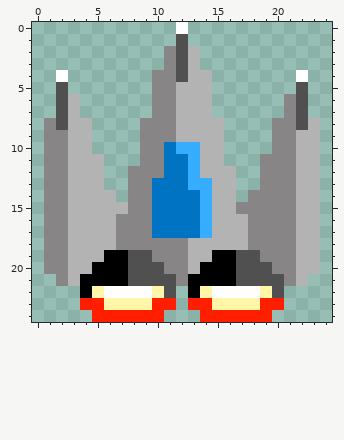
A pixel-art sprite gets an edit: player.png. Above: the version before the commit.
The file is 25x25 pixels. Colours within 5 levels of each other are drawn and written as one.
Once edited:
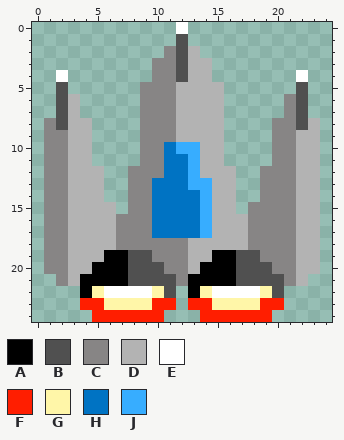
Palette (. is transparent): A #000000  B #505050  C #878585  D #b3b3b3  E #ffffff  F #ff1e00  G #fff6a8  H #0073c3  J #37adff
The author wrote: modif player.png & suppr old pngs
From old to new:
@@ x 7..17 @@
  2 ....CBD....
- 3 ....CBD....
+ 3 ...CCBDD...
  4 ...CCBDD...
- 5 ...CCDDD...
- 6 ...CCDDD...
- 7 ...CCDDD...
+ 5 ..CCCDDDD..
+ 6 ..CCCDDDD..
+ 7 ..CCCDDDD..
  8 ..CCCDDDD..
@@ x 0..24 @@
 10 .CCDD....CCHJJDD....CCDD.
-11 .CCDDD...CCHHJDD...CCCDD.
+11 .CCDD....CCHHJDD....CCDD.
 12 .CCDDD..CCCHHJDDD..CCCDD.
 13 .CCDDD..CCHHHJJDD..CCCDD.
-14 .CCDDDD.CCHHHHJDD.CCCCDD.
-15 .CCDDDDDCCHHHHJDDCCCCCDD.
+14 .CCDDD..CCHHHHJDD..CCCDD.
+15 .CCDDDD.CCHHHHJDD.CCCCDD.
 16 .CCDDDDCCCHHHHJDDDCCCCDD.
